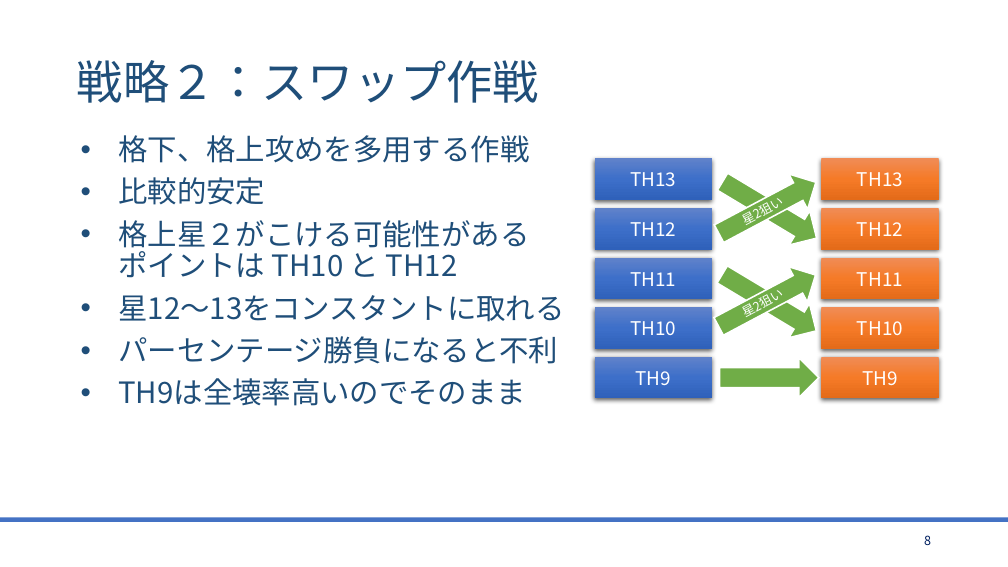
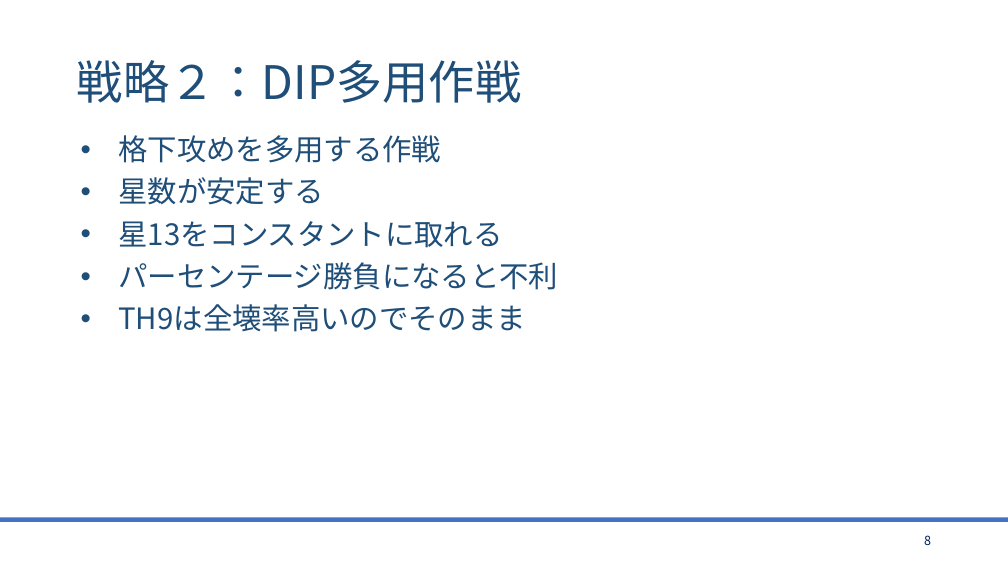
Before and after one commit to bigtreeCoC/documents, a slide deck: slide 8 of CQC攻略.pptx. Drawn at 1008x567 pixels with LibreOffice and Linux fonts; fonts in the diff are those of the drawing. Boxes give left, top, right and bottom in pixels: in the first picture for what was removed or moved away, otherwise in the second. Text is boxed around its words. In the diff, an @@ line names an element or a change of style, - is before the commit and + after.

```diff
--- a/CQC攻略.pptx
+++ b/CQC攻略.pptx
@@ title at (x1=77, y1=60, x2=521, y2=103): text changed @@
-戦略２：スワップ作戦
+戦略２：DIP多用作戦
@@ text at (x1=118, y1=135, x2=502, y2=248): text changed @@
-• 格下、格上攻めを多用する作戦
-• 比較的安定
-• 格上星２がこける可能性がある
-  ポイントは TH10 と TH12
-• 星12〜13をコンスタントに取れる
+• 格下攻めを多用する作戦
+• 星数が安定する
+• 星13をコンスタントに取れる
@@ rectangle removed at (x1=594, y1=159, x2=712, y2=200) @@
-TH13
@@ right arrow removed at (x1=710, y1=165, x2=826, y2=252) @@
-星2狙い
@@ right arrow removed at (x1=712, y1=164, x2=827, y2=255) @@
@@ rectangle removed at (x1=821, y1=159, x2=938, y2=200) @@
-TH13
@@ rectangle removed at (x1=594, y1=209, x2=712, y2=250) @@
-TH12
@@ rectangle removed at (x1=821, y1=209, x2=938, y2=250) @@
-TH12
@@ rectangle removed at (x1=594, y1=258, x2=712, y2=299) @@
-TH11
@@ right arrow removed at (x1=709, y1=257, x2=825, y2=344) @@
-星2狙い
@@ right arrow removed at (x1=712, y1=257, x2=827, y2=348) @@
@@ rectangle removed at (x1=821, y1=258, x2=938, y2=299) @@
-TH11
@@ rectangle removed at (x1=594, y1=308, x2=712, y2=349) @@
-TH10
@@ rectangle removed at (x1=821, y1=308, x2=938, y2=349) @@
-TH10
@@ rectangle removed at (x1=594, y1=357, x2=712, y2=399) @@
-TH9
@@ right arrow removed at (x1=720, y1=358, x2=819, y2=398) @@
@@ rectangle removed at (x1=821, y1=357, x2=938, y2=399) @@
-TH9
```
Also in this commit, not shown: 8 other slides changed, 3 slides added, 1 other file.
